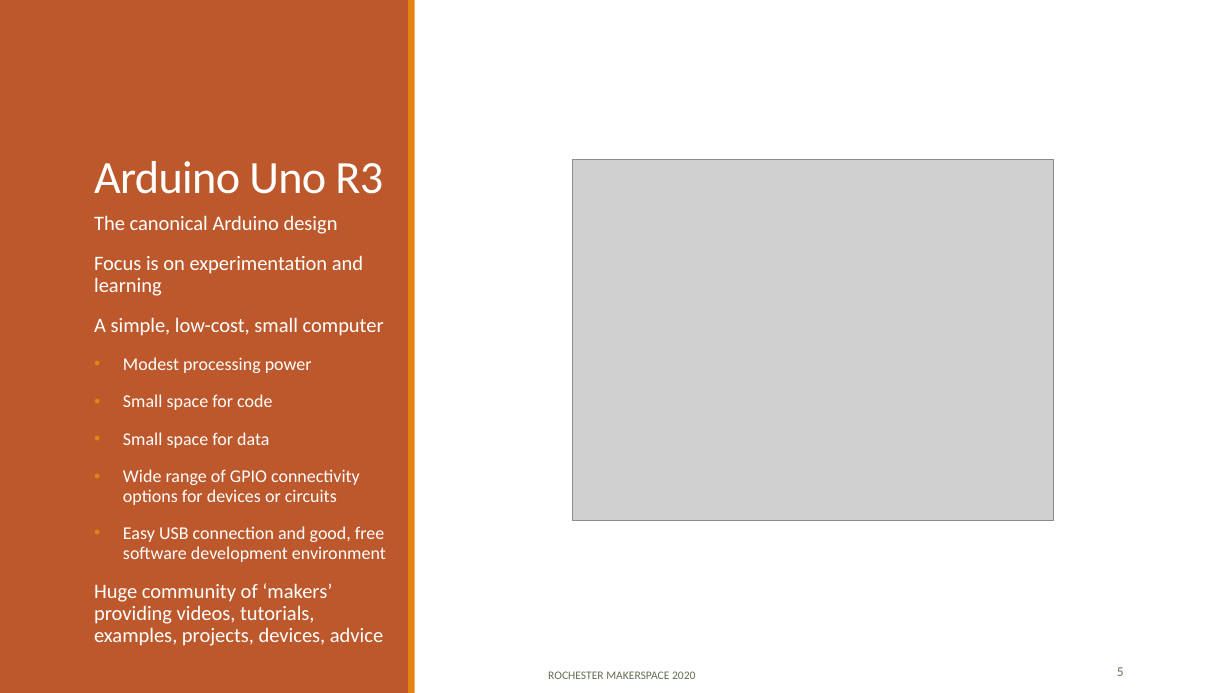
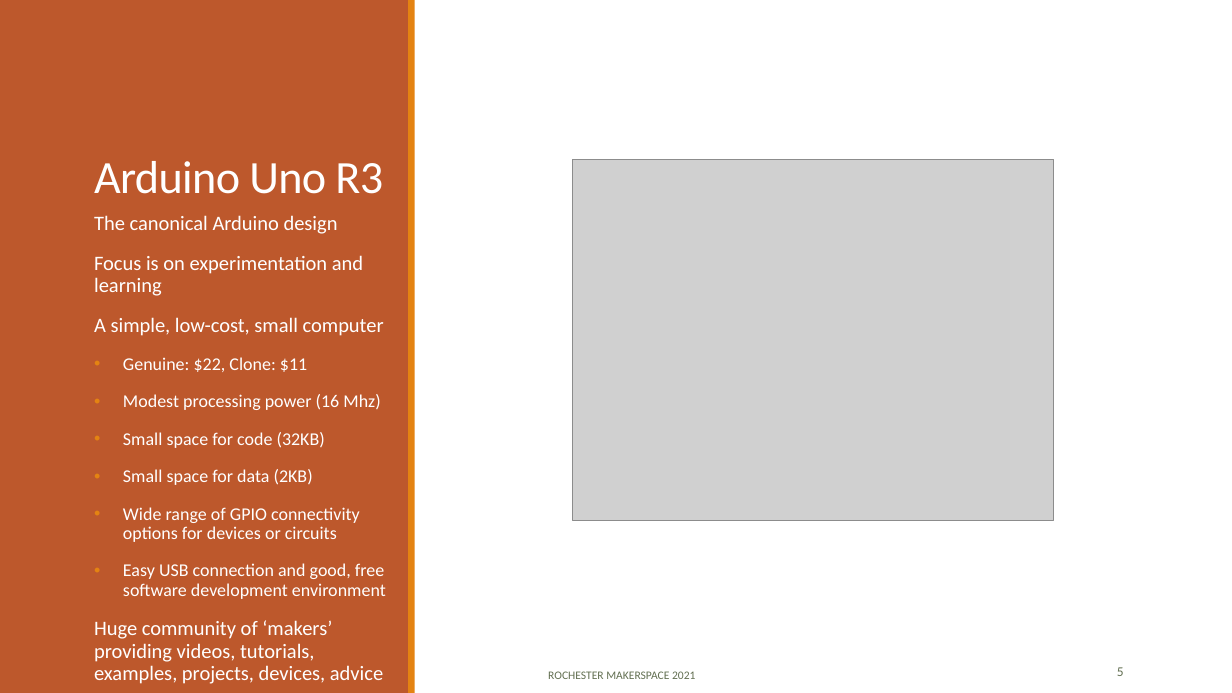
Before and after one commit to RochesterMakerSpace/ArduinoClass, a slide deck: slide 5 of docs/Introduction to Arduino.pptx. Drawn at 1232x693 pixels with LibreOffice and Linux fonts; fonts in the diff are those of the drawing; grey boxes stand for pictures. Boxes give left, top, right and bottom in pixels: in the first picture for what was removed or moved away, otherwise in the second. Text is boxed around its words. In the diff, an @@ line names an element or a change of style, - is before the commit and + after.

```diff
--- a/docs/Introduction to Arduino.pptx
+++ b/docs/Introduction to Arduino.pptx
@@ text at <box>123,357,380,485</box>: text changed @@
-• Modest processing power
-• Small space for code
-• Small space for data
+• Genuine: $22, Clone: $11
+• Modest processing power (16 Mhz)
+• Small space for code (32KB)
+• Small space for data (2KB)
@@ text at <box>548,671,695,679</box>: text changed @@
-ROCHESTER MAKERSPACE 2020
+ROCHESTER MAKERSPACE 2021
```
Also in this commit, not shown: 12 other slides changed, 11 slides added, 7 other files.
